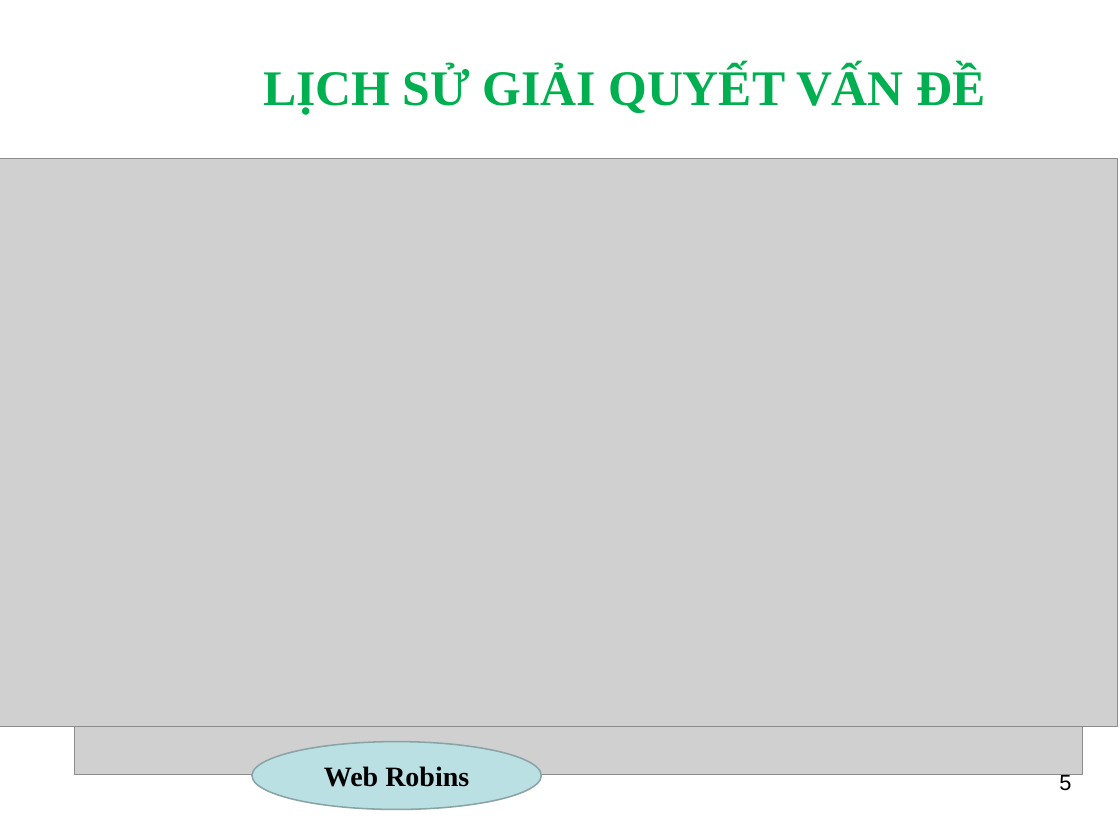
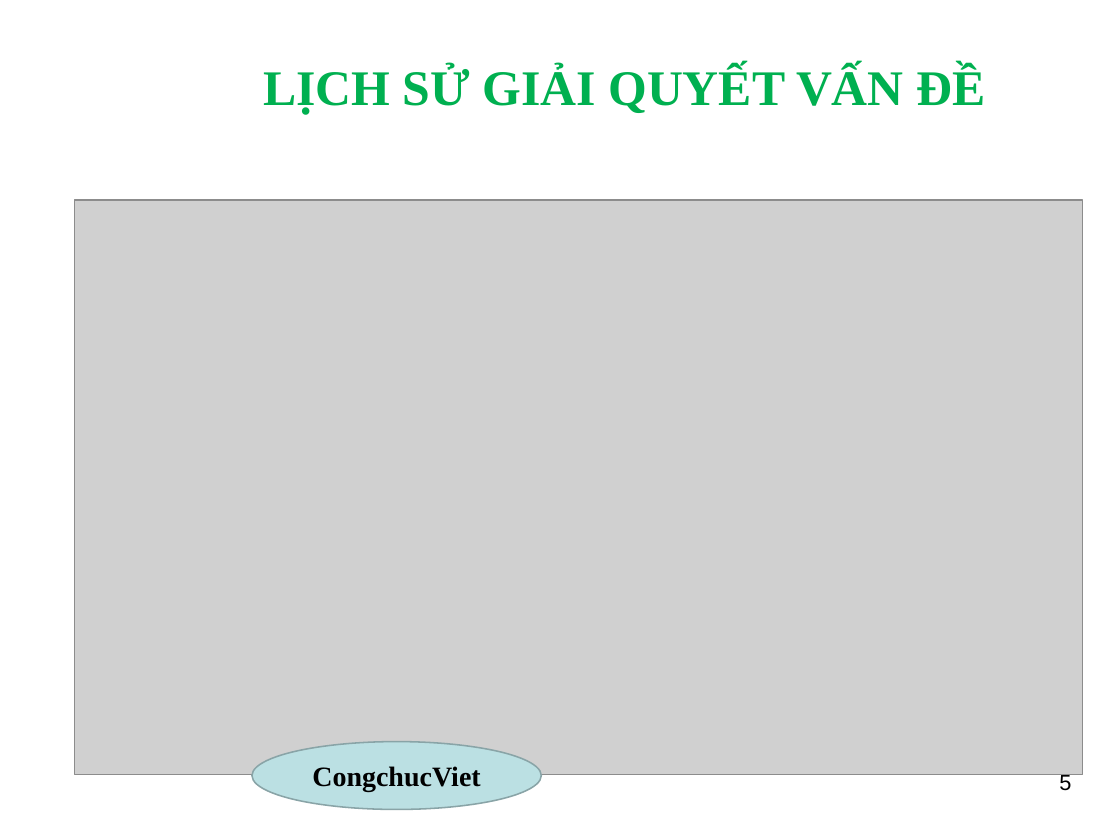
Before and after one commit to ngthuc/graduation-thesis, a slide deck: slide 5 of DOCUMENTS/documentations/Slide_HethongQuanlyProfileVienchucKhoaCNTT-TT_LeNguyenThucB1400731.ppt. Drawn at 1120x840 pixels with LibreOffice and Linux fonts; fonts in the diff are those of the drawing; grey boxes stand for pictures; background and template pictures are left out. Boxes give left, top, right and bottom in pixels: in the first picture for what was removed or moved away, otherwise in the second. Text is boxed around its words. In the diff, an @@ line names an element or a change of style, - is before the commit and + after.

```diff
--- a/DOCUMENTS/documentations/Slide_HethongQuanlyProfileVienchucKhoaCNTT-TT_LeNguyenThucB1400731.ppt
+++ b/DOCUMENTS/documentations/Slide_HethongQuanlyProfileVienchucKhoaCNTT-TT_LeNguyenThucB1400731.ppt
@@ picture removed at bbox=[0, 158, 1118, 726] @@
@@ text in ellipse at bbox=[312, 766, 480, 792]: text changed @@
-Web Robins
+CongchucViet
```
Also in this commit, not shown: 7 other slides changed, 10 slides added, 7 slides removed, 2 other files.
